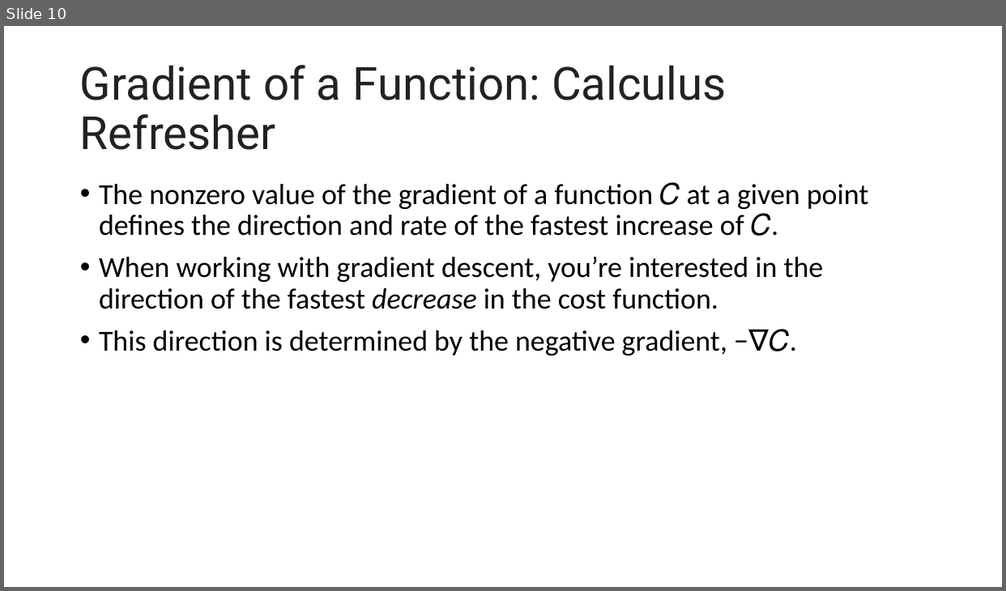
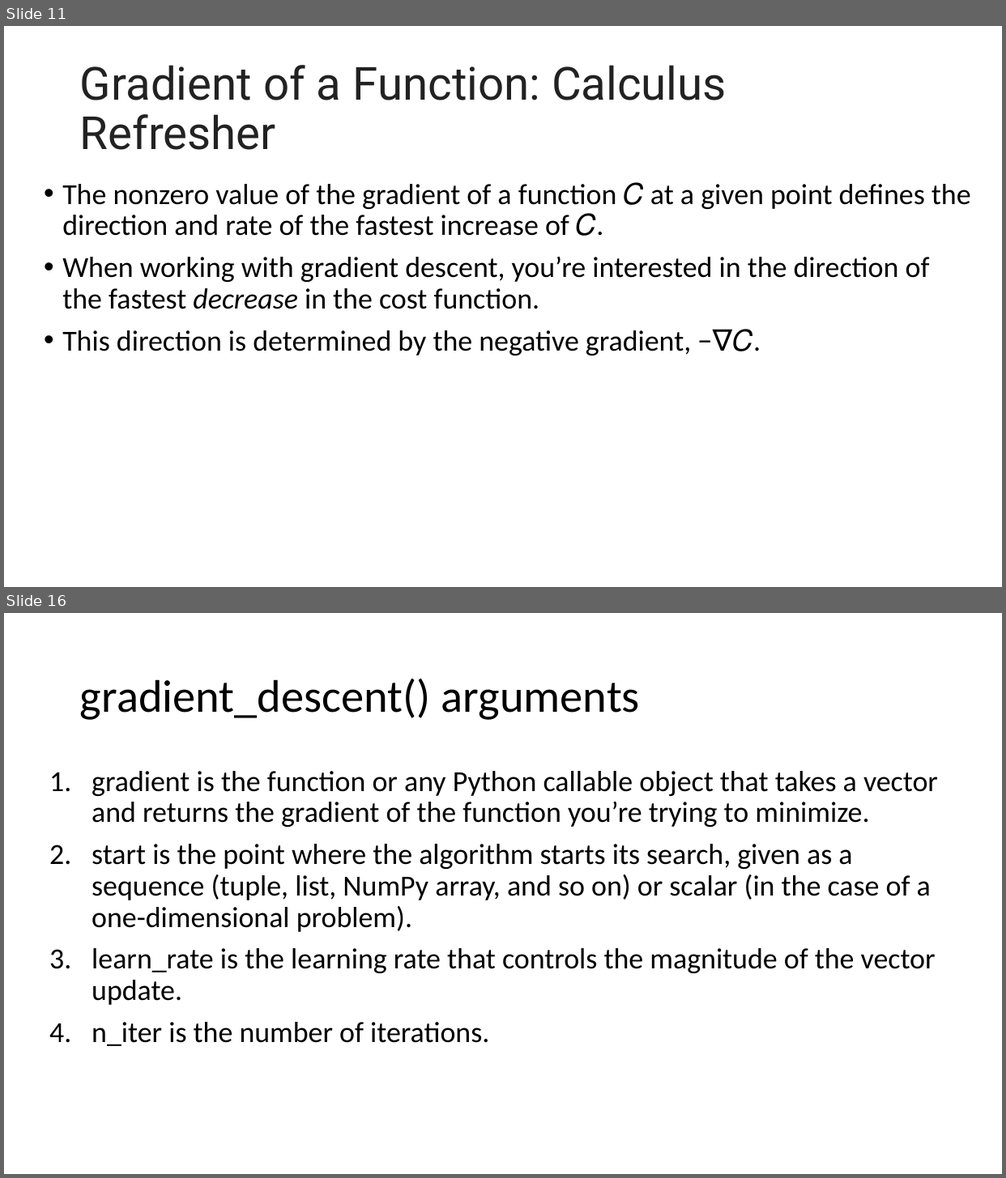
Before and after one commit to motazsaad/Math-Statistics-DataScience, a slide deck: slides/Stochastic Gradient Descent Algorithm.pptx. Shown one above the other, each under a label of ours: slide 10 before the commit, slides 11 and 16 after it; the slides between them are not shown. The pictures are 1006x591 and 1006x1178 pixels, drawn with LibreOffice and Linux fonts; fonts in the diff are those of the drawing. Boxes give left, top, right and bottom in pixels: in the first picture for what was removed or moved away, otherwise in the second. Text is boxed around its words. In the diff, an @@ line names an element or a change of style, - is before the commit and + after.

```diff
--- a/slides/Stochastic Gradient Descent Algorithm.pptx
+++ b/slides/Stochastic Gradient Descent Algorithm.pptx
@@ slide 16 added at [4, 613, 1002, 1174], background #FFFFFF @@
@@ title added at [80, 679, 640, 720], 44 pt, text #000000 @@
+gradient_descent() arguments
@@ text added at [91, 771, 938, 1046], 28 pt, text #000000 @@
+1. gradient is the function or any Python callable object that takes a vector and returns the gradient of the function you’re trying to minimize.
+2. start is the point where the algorithm starts its search, given as a sequence (tuple, list, NumPy array, and so on) or scalar (in the case of a one-dimensional problem).
+3. learn_rate is the learning rate that controls the magnitude of the vector update.
+4. n_iter is the number of iterations.
@@ what was slide 10 is now slide 11 @@
@@ slide 11 changed as well @@
@@ text "The nonzero value of the ..." rewrapped from [99, 182, 868, 356] to [62, 182, 971, 356] @@
```
Also in this commit, not shown: 7 other slides changed, 27 other slides added, 1 other file.
